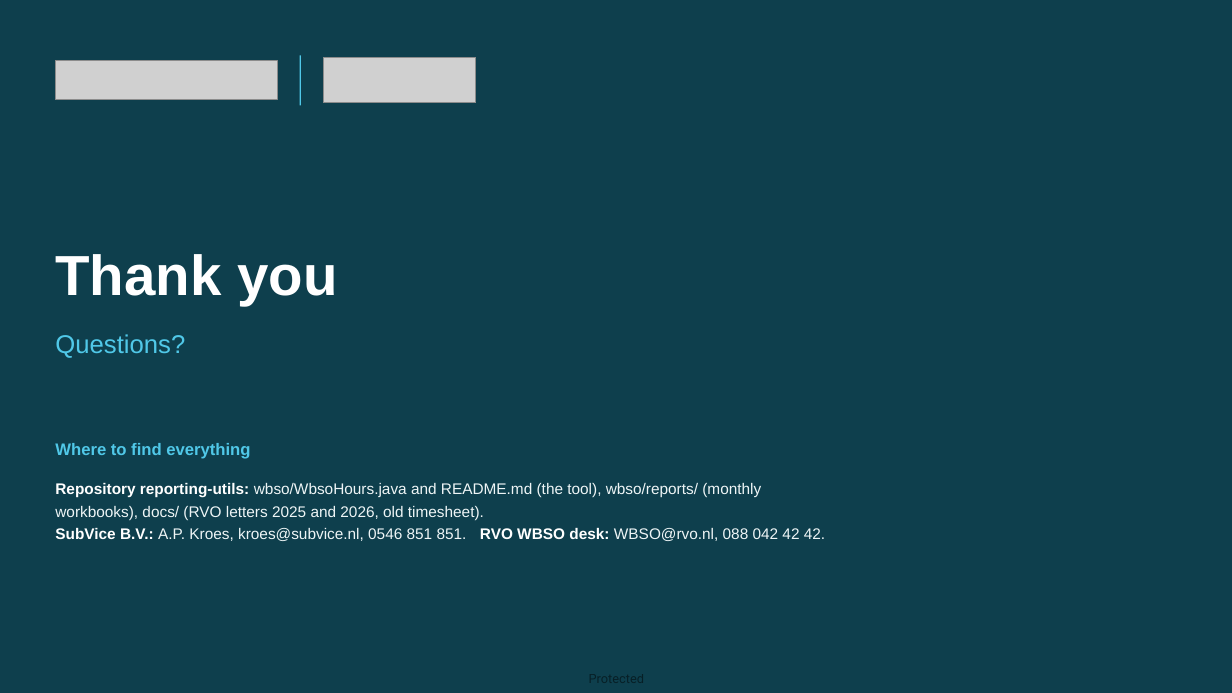
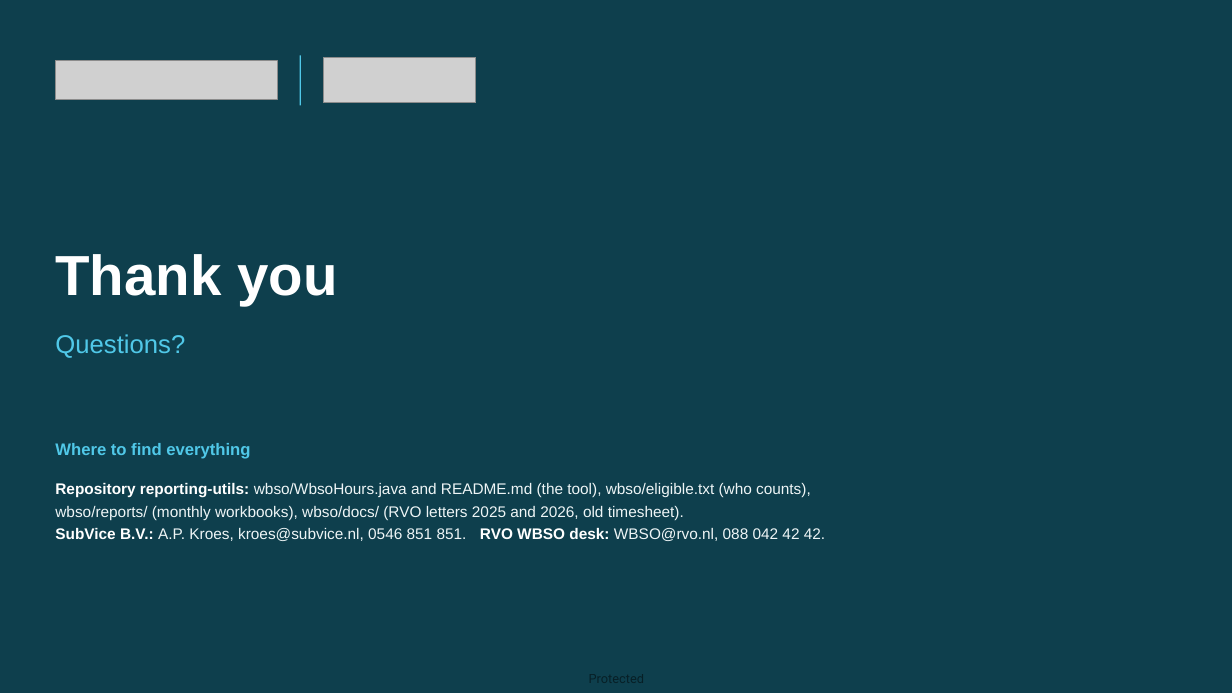
Before and after one commit to validaide-gianluigi-disconzi/reporting-utils, a slide deck: slide 12 of wbso/docs/WBSO_handover.pptx. Drawn at 1232x693 pixels with LibreOffice and Linux fonts; fonts in the diff are those of the drawing; grey boxes stand for pictures. Boxes give left, top, right and bottom in pixels: in the first picture for what was removed or moved away, otherwise in the second. Text is boxed around its words. In the diff, an @@ line names an element or a change of style, - is before the commit and + after.

```diff
--- a/wbso/docs/WBSO_handover.pptx
+++ b/wbso/docs/WBSO_handover.pptx
@@ text at [55, 483, 811, 520]: text changed @@
-Repository reporting-utils: wbso/WbsoHours.java and README.md (the tool), wbso/reports/ (monthly workbooks), docs/ (RVO letters 2025 and 2026, old timesheet).
+Repository reporting-utils: wbso/WbsoHours.java and README.md (the tool), wbso/eligible.txt (who counts), wbso/reports/ (monthly workbooks), wbso/docs/ (RVO letters 2025 and 2026, old timesheet).
```
Also in this commit, not shown: 6 other slides changed, 2 other files.
